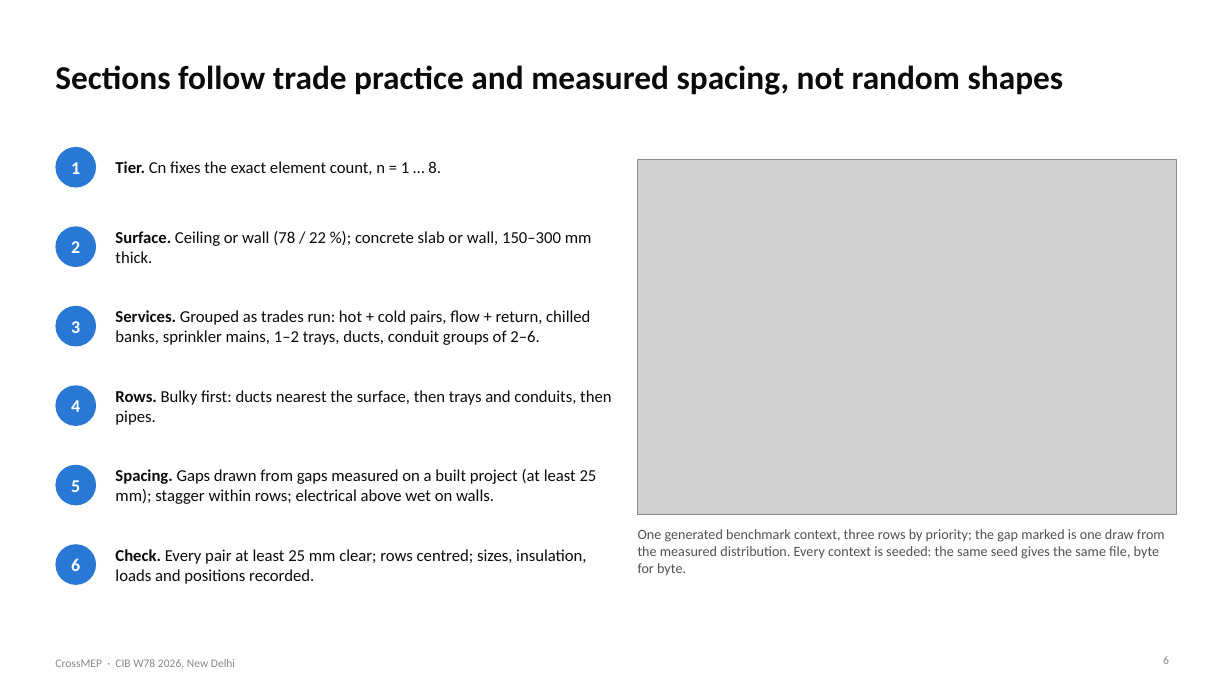
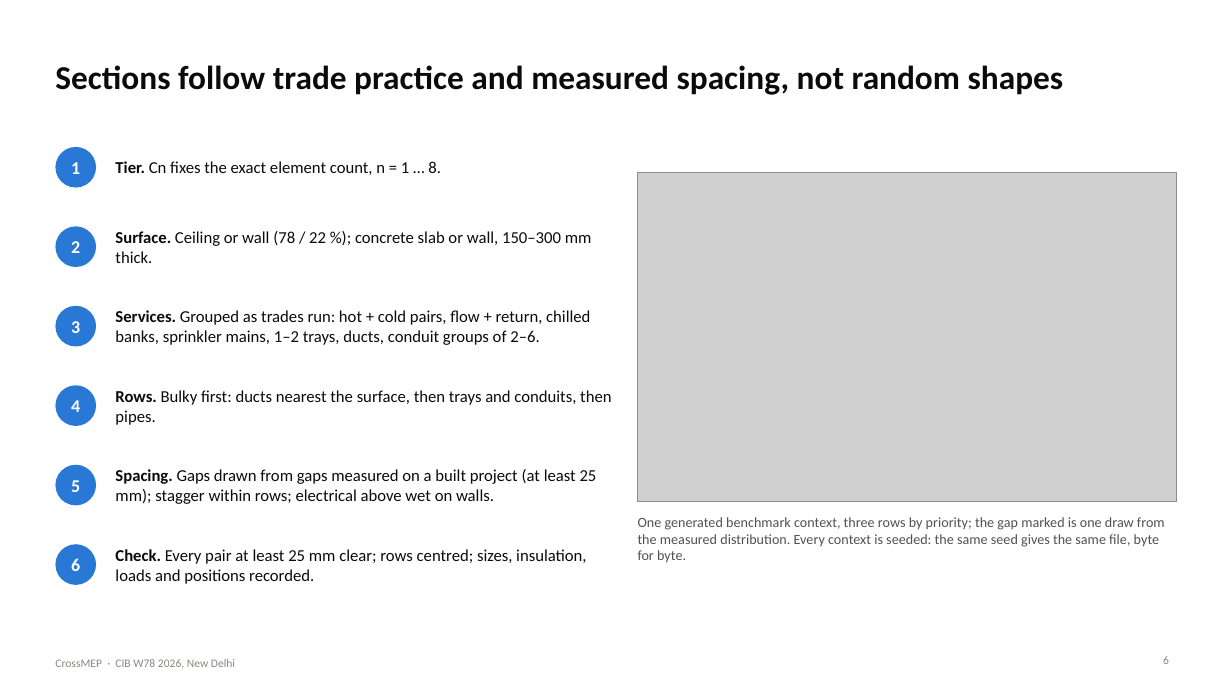
Before and after one commit to lavinia-ped/CrossMEP_Dataset, a slide deck: slide 6 of docs/CrossMEP_CIBW78_talk.pptx. Drawn at 1232x693 pixels with LibreOffice and Linux fonts; fonts in the diff are those of the drawing; grey boxes stand for pictures. Boxes give left, top, right and bottom in pixels: in the first picture for what was removed or moved away, otherwise in the second. Text is boxed around its words. In the diff, an @@ line names an element or a change of style, - is before the commit and + after.

Commit message:
Data revision 4.1: composition adjusted after the open-building comparison; DN125 and DN150
Revision.composition selects the parameter set, so 3.0 and 4.0 regenerate
byte-for-byte as before. 4.1 draws the number of rows by element count,
repeats the previous kind with probability 0.5, offers duct pairs and widens
the DN bands (DN125/150 added to the library: EN 10255 medium 5.0 mm wall,
ASME NPS 6 span). On the clinic the composition is now within TV 0.13 by
count with mixing and stacking close (in sample, reported as a design check);
spacing stays held out (clinic 32 mm, 4.0: 28). Benchmark: 2,488 pipes, 485
ducts, 19 % stacked, catalog coverage 14.5 %.

Files under data/v4.1, checksums, croissant, galleries; scripts/make_results.py
assembles RESULTS.md; figures, studio, deck, talk and read-aloud script rebuilt
on 4.1; README, DATASHEET, VERIFICATION_LOG, CHANGELOG, CITATION, version
4.1.0. Tests: paper-era pins kept on the 4.0 files (benchmark_v40), 4.1 pins
added; 227 pass.

```diff
--- a/docs/CrossMEP_CIBW78_talk.pptx
+++ b/docs/CrossMEP_CIBW78_talk.pptx
@@ picture resized from (x1=638, y1=160, x2=1177, y2=515) to (x1=638, y1=173, x2=1177, y2=502) @@
@@ text "One generated benchmark context, three ..." moved from (x1=638, y1=529, x2=1165, y2=576) to (x1=638, y1=517, x2=1165, y2=563) @@
```
Also in this commit, not shown: 8 other slides changed, 55 other files.
